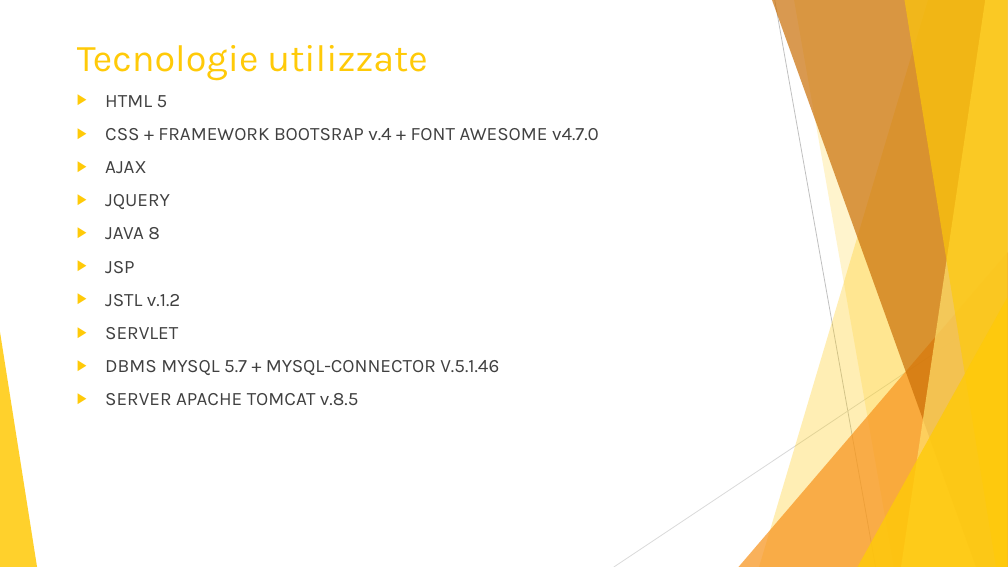
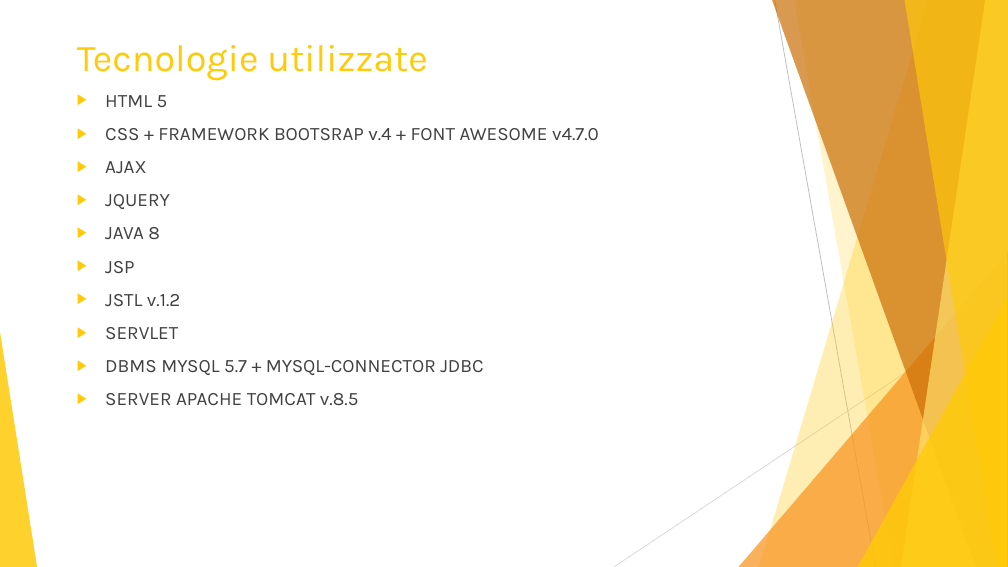
Before and after one commit to aymen94/visionario, a slide deck: slide 5 of documentation/it/Presentazione.pptx. Drawn at 1008x567 pixels with LibreOffice and Linux fonts; fonts in the diff are those of the drawing. Boxes give left, top, right and bottom in pixels: in the first picture for what was removed or moved away, otherwise in the second. Text is boxed around its words. In the diff, an @@ line names an element or a change of style, - is before the commit and + after.

```diff
--- a/documentation/it/Presentazione.pptx
+++ b/documentation/it/Presentazione.pptx
@@ text at (105,360,483,375): text changed @@
-▶ DBMS MYSQL 5.7 + MYSQL-CONNECTOR V.5.1.46
+▶ DBMS MYSQL 5.7 + MYSQL-CONNECTOR JDBC
```
Also in this commit, not shown: 4 other slides changed.
